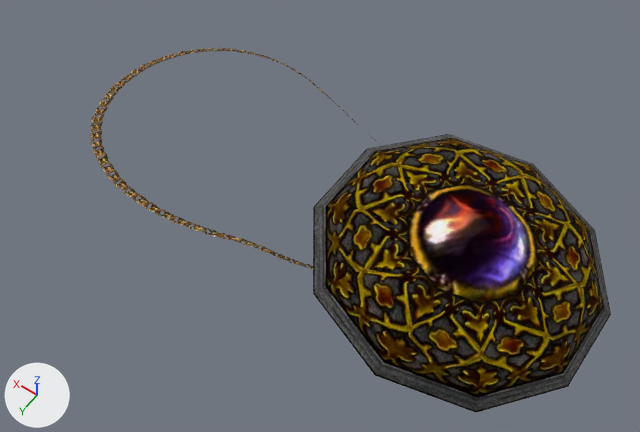
Before and after pictures for a commit that changed the glTF model assets/models/ITAM_HP_MANA_01.glb.
Rendered twice from a camera (50 mm lens) standing at (-0.082, 0.1351, 0.1913) and looking at (0.0091, 0.0075, -0.0093). Lighting does not change. The marker at lower left points along +X, +Y and +Z. Vertices at the same position are counted once.
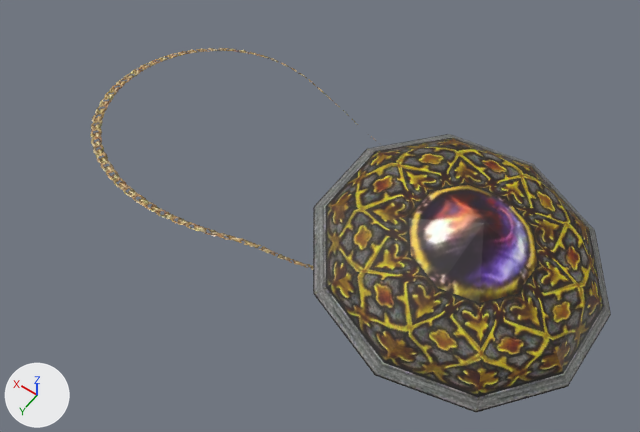
What differs and where, as boxes (x1, y1, x2, y2) in the pictures (640 x 432 px):
'Mesh', surface changed
    both: (90, 48, 611, 412)

The change, as a list of edits to the scene's bpy script:
```text
Add img_itrings_1:
    img_itrings_1 = load_image('ItRings', '_unpacked/ItRings', 512, 512, 'sRGB')
Add img_itam_chain_01_1:
    img_itam_chain_01_1 = load_image('ItAm_Chain_01', '_unpacked/ItAm_Chain_01', 256, 256, 'sRGB')
Change mat_itrings:
    mat_itrings.metallic: 1.0 -> 0.0
    mat_itrings.roughness: 1.0 -> 0.5
    mat_itrings.texture: img_itrings -> img_itrings_1
Change mat_itam_chain_01:
    where n0 = _N.new('ShaderNodeBsdfPrincipled'); n0.name = 'Principled BSDF'
    remove n0.inputs[1].default_value = 1.0  # 'Metallic'
    remove n0.inputs[2].default_value = 1.0  # 'Roughness'
    where n4 = _N.new('ShaderNodeTexImage'); n4.name = 'Image Texture'
    n4.image: img_itam_chain_01 -> img_itam_chain_01_1
Change me_mesh:
    where me_mesh.from_pydata(...)  # 35 vertices, 60 faces; spans x -0.072..0.111, y -0.076..0.076, z -0.013..0.014
    used by ob_mesh; location = (0.0, 0.0, 0.0)
    me_mesh part 1: the surface is now shaded flat
```
